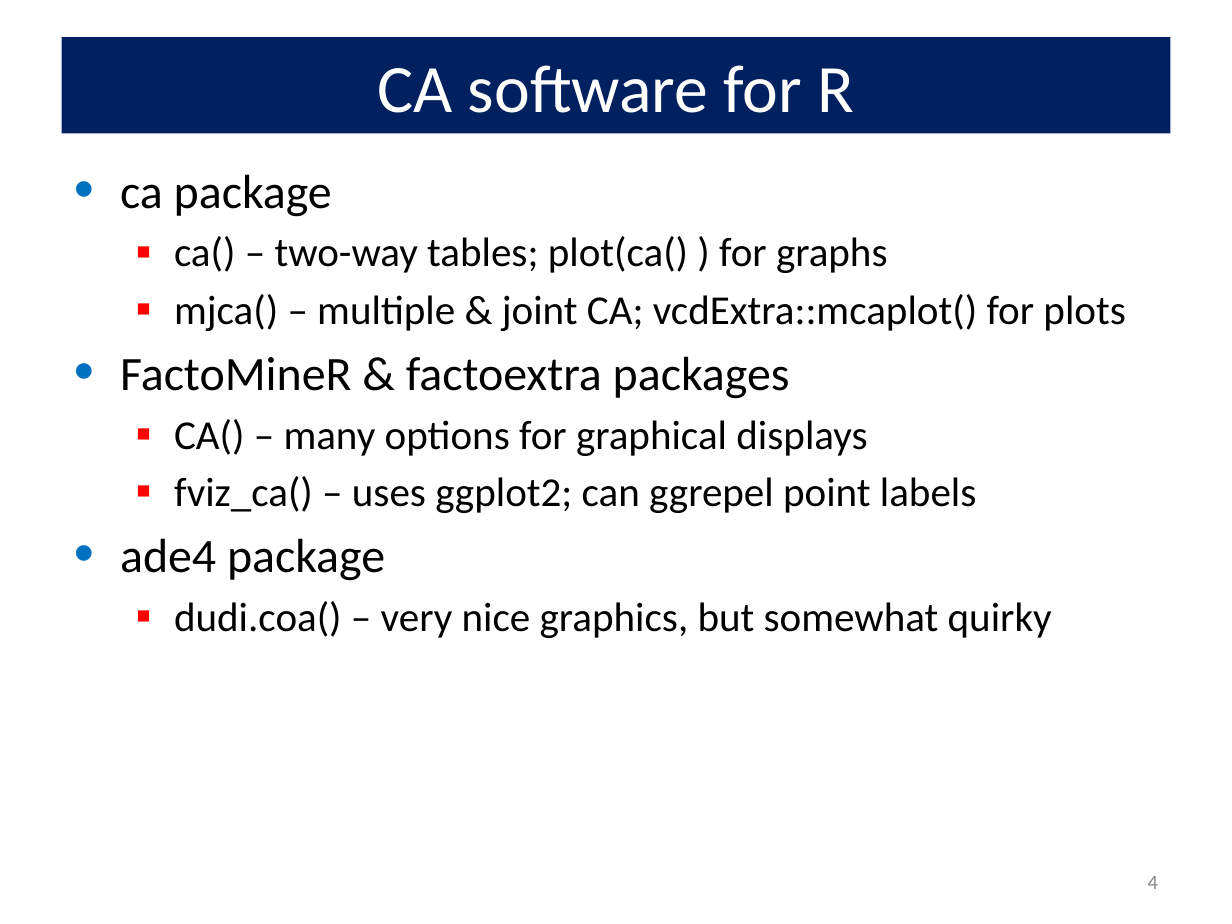
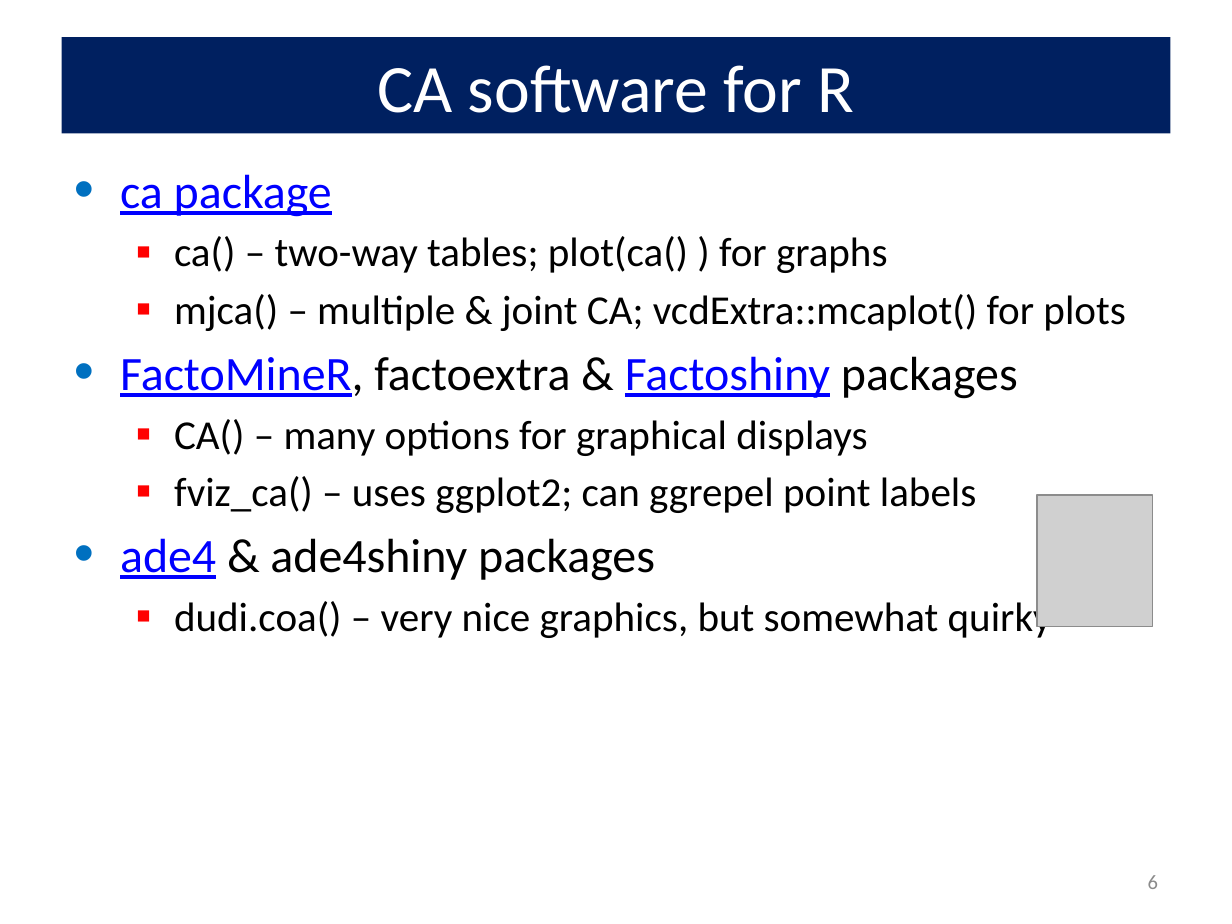
Before and after one commit to friendly/psy6136, a slide deck: slide 6 of lectures/05-Corresp.pptx (slide 4 before the commit). Drawn at 1232x924 pixels with LibreOffice and Linux fonts; fonts in the diff are those of the drawing; grey boxes stand for pictures. Boxes give left, top, right and bottom in pixels: in the first picture for what was removed or moved away, otherwise in the second. Text is boxed around its words. In the diff, an @@ line names an element or a change of style, - is before the commit and + after.

```diff
--- a/lectures/05-Corresp.pptx
+++ b/lectures/05-Corresp.pptx
@@ text at [120, 174, 332, 217]: text colour #000000 to #0000FF, underline on in "ca package" @@
@@ text at [120, 356, 1018, 399]: text changed; text colour #000000 to #0000FF @@
-• FactoMineR & factoextra packages
+• FactoMineR, factoextra & Factoshiny packages
@@ picture added at [1037, 495, 1153, 627] @@
@@ text at [120, 538, 655, 581]: text changed @@
-• ade4 package
+• ade4 & ade4shiny packages
@@ page number at [1148, 875, 1158, 889]: text changed @@
-4
+6
```
Also in this commit, not shown: 9 other slides changed, 8 slides added, 5 other files.
